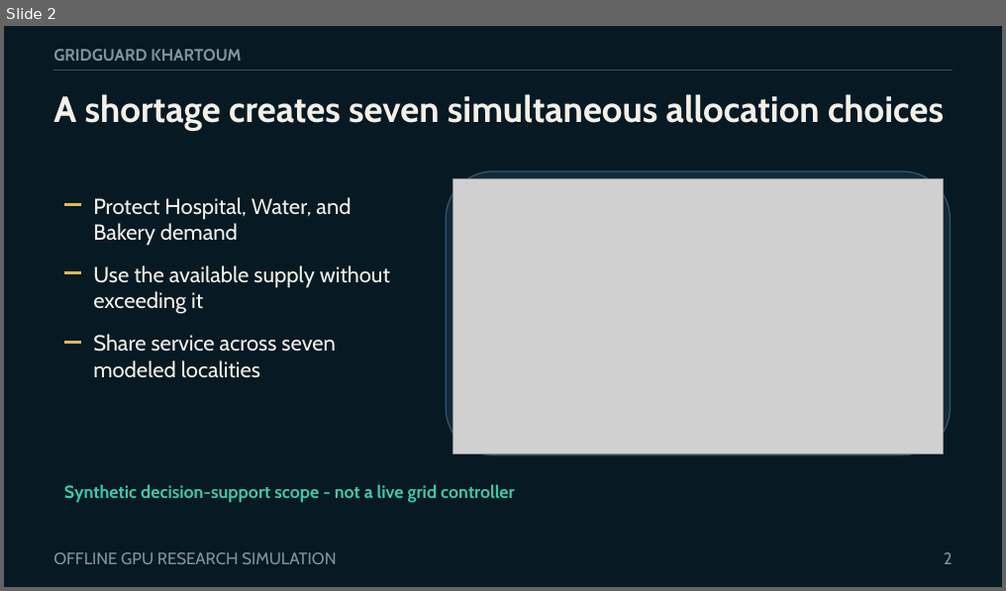
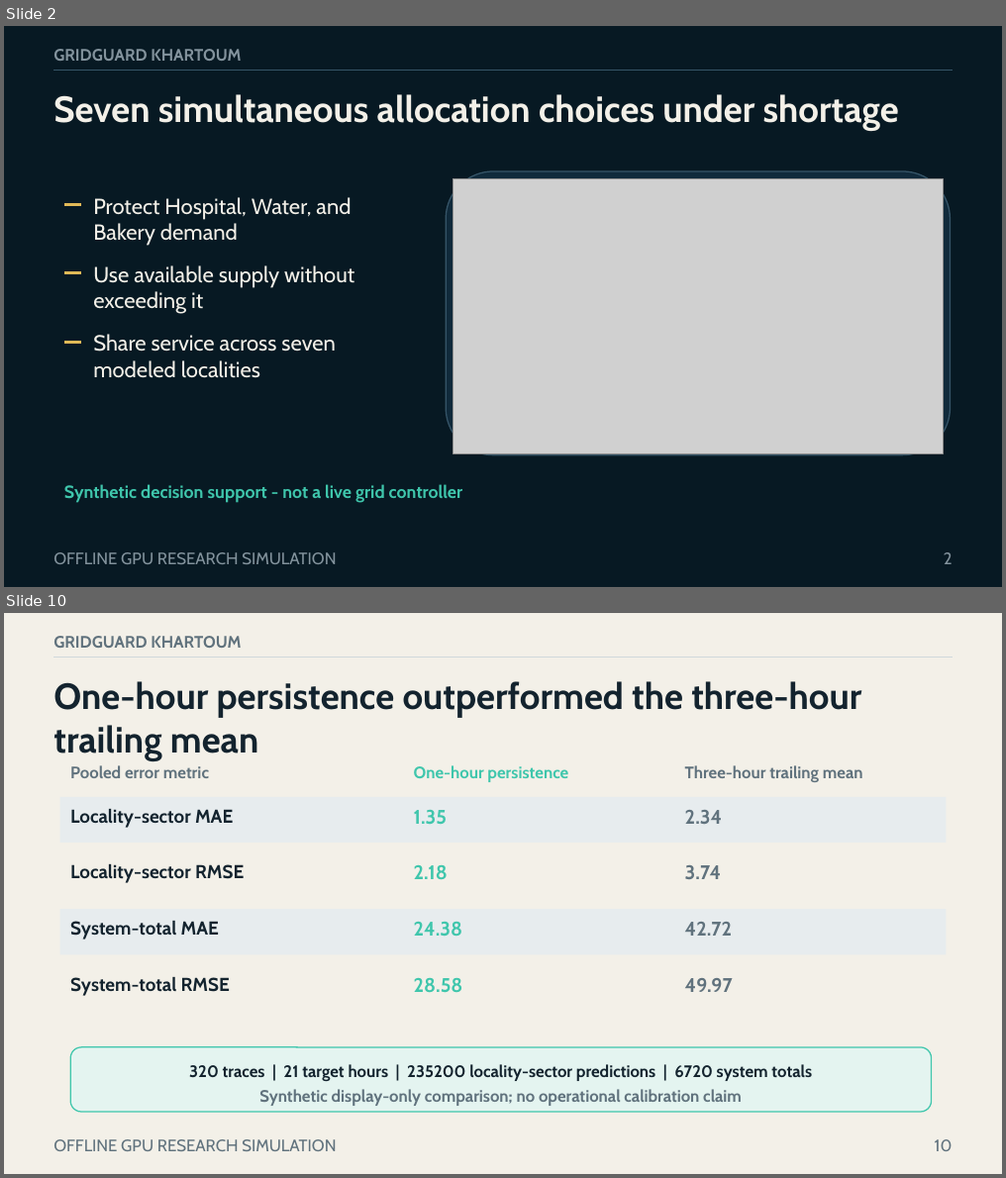
Before and after one commit to boomout2012-afk/gridguard-khartoum, a slide deck: output/presentation/gridguard-khartoum-defense.pptx. Shown one above the other, each under a label of ours: slide 2 before the commit, slides 2 and 10 after it; the slides between them are not shown. The pictures are 1006x591 and 1006x1178 pixels, drawn with LibreOffice and Linux fonts; fonts in the diff are those of the drawing; grey boxes stand for pictures. Boxes give left, top, right and bottom in pixels: in the first picture for what was removed or moved away, otherwise in the second. Text is boxed around its words. In the diff, an @@ line names an element or a change of style, - is before the commit and + after.

```diff
--- a/output/presentation/gridguard-khartoum-defense.pptx
+++ b/output/presentation/gridguard-khartoum-defense.pptx
@@ slide 10 added at <box>4,613,1002,1174</box>, background #F3F0E8 @@
@@ text added at <box>54,636,241,648</box>, 16 pt, text #60727D, bold @@
+GRIDGUARD KHARTOUM
@@ line added from (54, 657) to (952, 657), #CFD8DC 0.8 pt @@
@@ text added at <box>54,681,861,761</box>, 35 pt, text #13232E, bold @@
+One-hour persistence outperformed the three-hour trailing mean
@@ text added at <box>70,765,209,778</box>, 16 pt, text #60727D, bold @@
+Pooled error metric
@@ text added at <box>414,765,568,782</box>, 16 pt, text #3FC6AC, bold @@
+One-hour persistence
@@ text added at <box>685,765,863,782</box>, 16 pt, text #60727D, bold @@
+Three-hour trailing mean
@@ rectangle added at <box>60,797,945,843</box>, fill #E7ECEE @@
@@ text added at <box>70,809,233,828</box>, 18 pt, text #13232E, bold @@
+Locality-sector MAE
@@ text added at <box>414,810,447,824</box>, 19 pt, text #3FC6AC, bold @@
+1.35
@@ text added at <box>685,810,722,824</box>, 19 pt, text #60727D, bold @@
+2.34
@@ text added at <box>70,864,244,883</box>, 18 pt, text #13232E, bold @@
+Locality-sector RMSE
@@ text added at <box>414,865,448,880</box>, 19 pt, text #3FC6AC, bold @@
+2.18
@@ text added at <box>685,865,721,879</box>, 19 pt, text #60727D, bold @@
+3.74
@@ rectangle added at <box>60,909,945,956</box>, fill #E7ECEE @@
@@ text added at <box>70,921,219,940</box>, 18 pt, text #13232E, bold @@
+System-total MAE
@@ text added at <box>414,922,462,936</box>, 19 pt, text #3FC6AC, bold @@
+24.38
@@ text added at <box>685,922,732,936</box>, 19 pt, text #60727D, bold @@
+42.72
@@ text added at <box>70,977,230,996</box>, 18 pt, text #13232E, bold @@
+System-total RMSE
@@ text added at <box>414,978,463,993</box>, 19 pt, text #3FC6AC, bold @@
+28.58
@@ text added at <box>685,978,733,992</box>, 19 pt, text #60727D, bold @@
+49.97
@@ rounded rectangle added at <box>70,1048,932,1112</box>, fill #E4F4F0, outline #3FC6AC 1.2 pt @@
@@ text added at <box>189,1064,812,1081</box>, 16 pt, text #13232E, bold @@
+320 traces | 21 target hours | 235200 locality-sector predictions | 6720 system totals
@@ text added at <box>259,1089,742,1106</box>, 16 pt, text #60727D, bold @@
+Synthetic display-only comparison; no operational calibration claim
@@ text added at <box>54,1140,336,1152</box>, 16 pt, text #60727D @@
+OFFLINE GPU RESEARCH SIMULATION
@@ text added at <box>935,1140,952,1152</box>, 16 pt, text #60727D @@
+10
@@ slide 2 changed as well @@
@@ text at <box>54,94,899,131</box>: text changed @@
-A shortage creates seven simultaneous allocation choices
+Seven simultaneous allocation choices under shortage
@@ text at <box>93,266,354,314</box>: text changed @@
-Use the available supply without exceeding it
+Use available supply without exceeding it
@@ text at <box>64,484,463,503</box>: text changed @@
-Synthetic decision-support scope - not a live grid controller
+Synthetic decision support - not a live grid controller
```
Also in this commit, not shown: 5 other slides changed, 6 other slides added, 6 slides removed, 2 other files.
